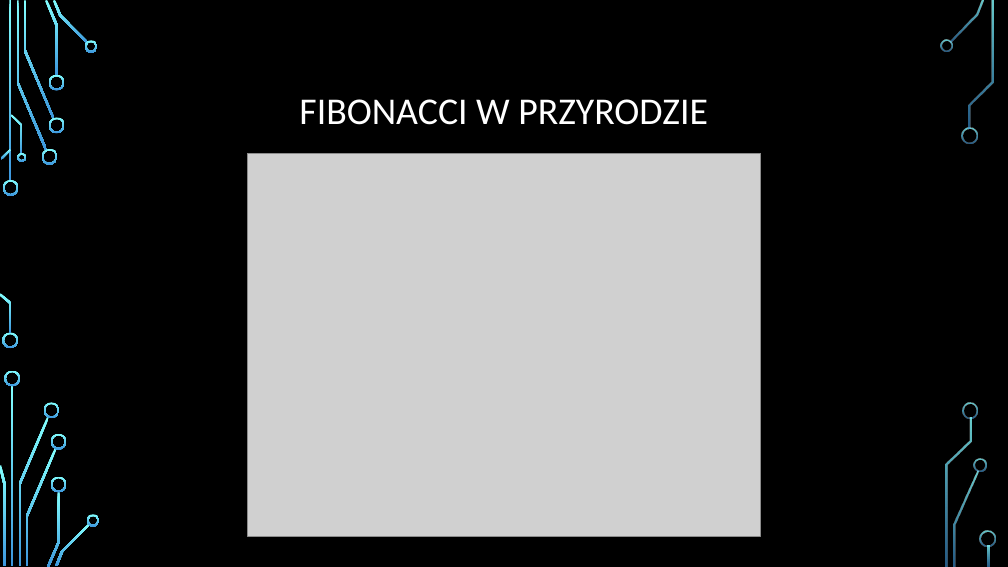
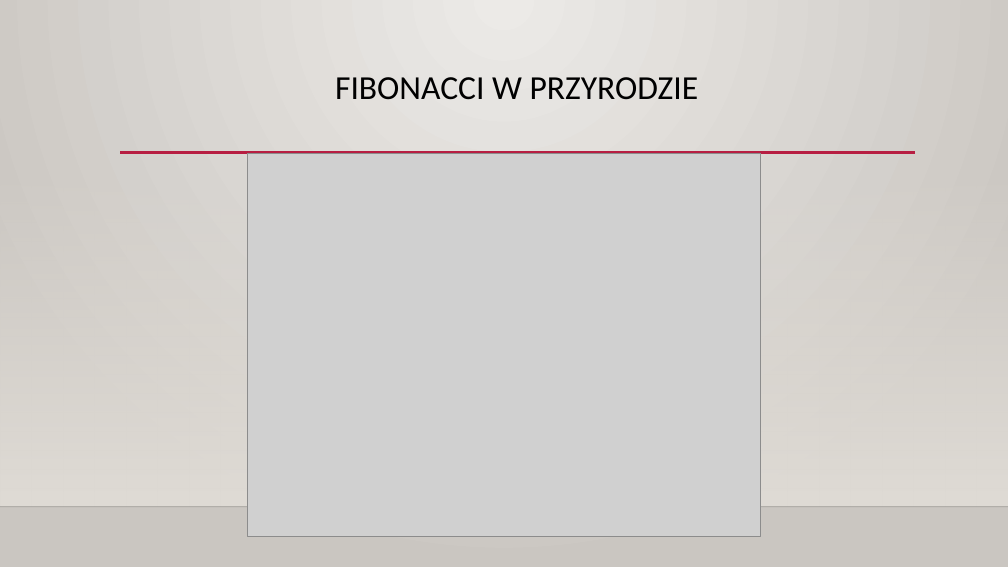
Before and after one commit to infoshareacademy/jdszw1-delta, a slide deck: slide 4 of Python_LFG/JDSZW1DE-19-Prezentacja.pptx. Drawn at 1008x567 pixels with LibreOffice and Linux fonts; fonts in the diff are those of the drawing; grey boxes stand for pictures; background and template pictures are left out. Boxes give left, top, right and bottom in pixels: in the first picture for what was removed or moved away, otherwise in the second. Text is boxed around its words. In the diff, an @@ line names an element or a change of style, - is before the commit and + after.

```diff
--- a/Python_LFG/JDSZW1DE-19-Prezentacja.pptx
+++ b/Python_LFG/JDSZW1DE-19-Prezentacja.pptx
@@ background picture (left out) to gradient #ECEAE7 to #CAC7C1 @@
@@ title "FIBONACCI W PRZYRODZIE": place and size @@
-title "FIBONACCI W PRZYRODZIE" at (299, 99, 708, 125)
+title "FIBONACCI W PRZYRODZIE" at (335, 77, 699, 100)
@@ title "FIBONACCI W PRZYRODZIE" at (335, 77, 699, 100): size 36 to 32 pt, text colour #FFFFFF to #000000; vertical alignment middle to top @@
@@ rectangle added at (0, 167, 1008, 507), fill gradient #DFDBD5 @@
@@ line added from (120, 153) to (915, 153), #B71E42 2.5 pt @@
@@ line added from (0, 507) to (1008, 507), #000001 1 pt @@
@@ group removed at (0, 0, 996, 567): 33 freeform shapes, 3 rectangles @@
```
Also in this commit, not shown: 7 other slides changed.
